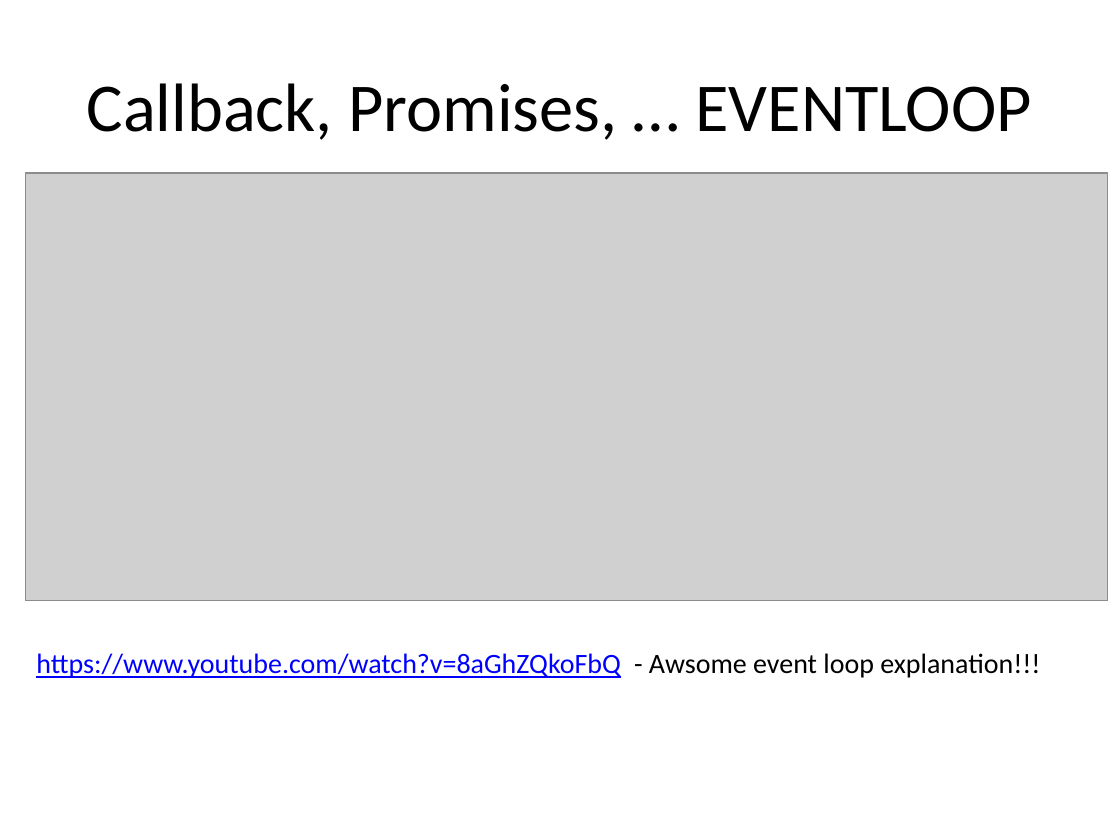
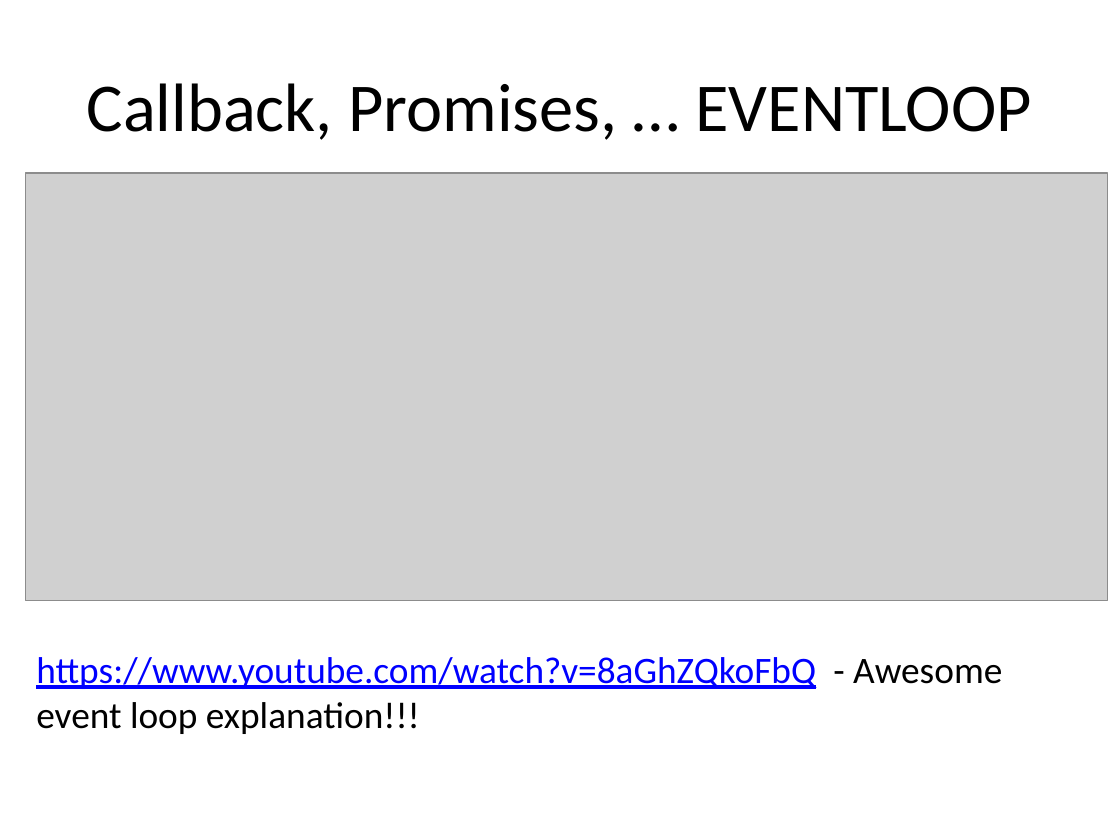
Before and after one commit to etnetera-activate/node-minicourse, a slide deck: slide 8 of node-uvod.pptx (slide 7 before the commit). Drawn at 1120x840 pixels with LibreOffice and Linux fonts; fonts in the diff are those of the drawing; grey boxes stand for pictures; background and template pictures are left out. Boxes give left, top, right and bottom in pixels: in the first picture for what was removed or moved away, otherwise in the second. Text is boxed around its words. In the diff, an @@ line names an element or a change of style, - is before the commit and + after.

```diff
--- a/node-uvod.pptx
+++ b/node-uvod.pptx
@@ text at (x1=36, y1=657, x2=1002, y2=734): text changed; size 18 to 24 pt @@
-https://www.youtube.com/watch?v=8aGhZQkoFbQ - Awsome event loop explanation!!!
+https://www.youtube.com/watch?v=8aGhZQkoFbQ - Awesome event loop explanation!!!
```
Also in this commit, not shown: 5 other slides changed, 7 slides added, 5 other files.
